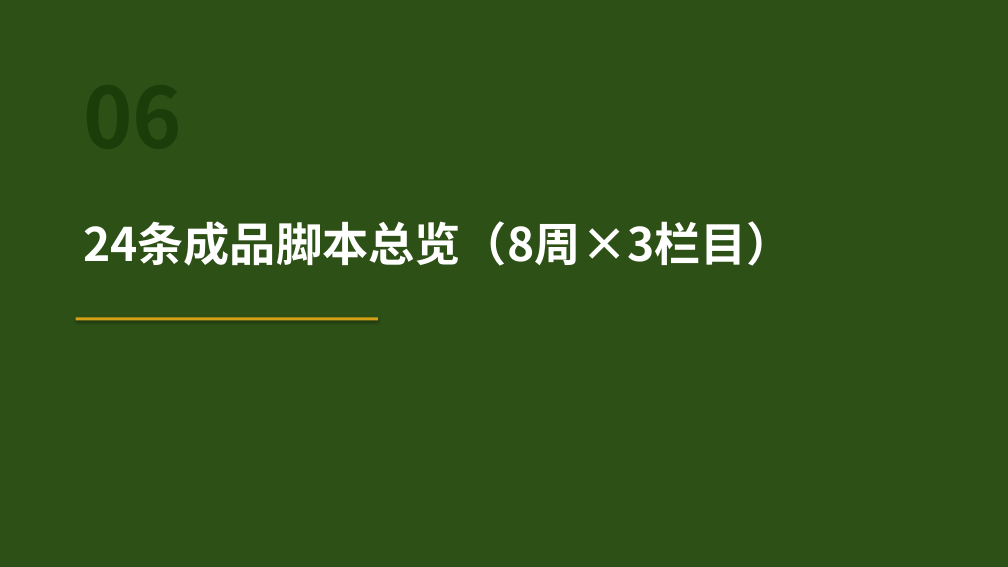
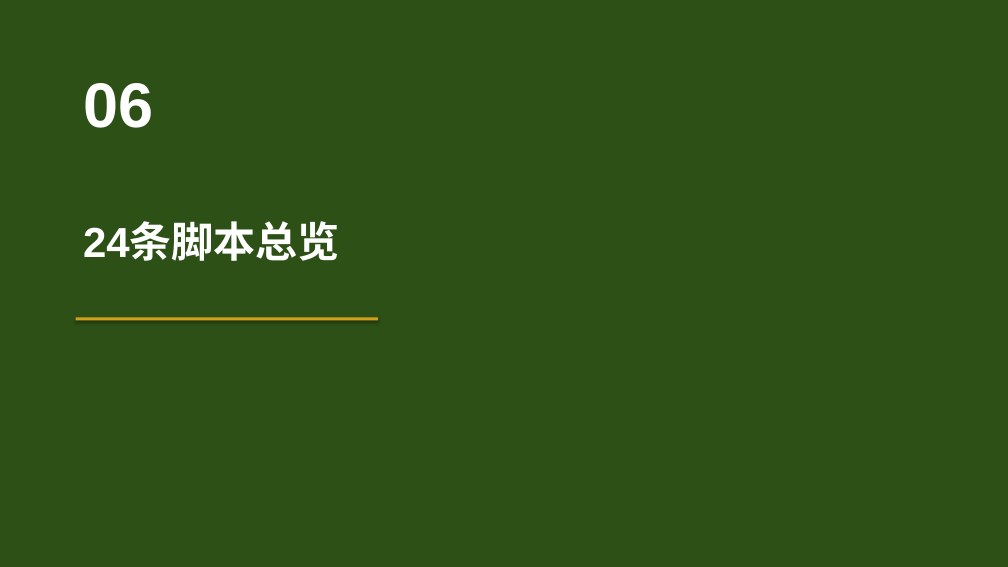
Before and after one commit to 975801846-star/workspace-outputs, a slide deck: slide 20 of tunjunying/plan_v2.pptx. Drawn at 1008x567 pixels with LibreOffice and Linux fonts; fonts in the diff are those of the drawing. Boxes give left, top, right and bottom in pixels: in the first picture for what was removed or moved away, otherwise in the second. Text is boxed around its words. In the diff, an @@ line names an element or a change of style, - is before the commit and + after.

```diff
--- a/tunjunying/plan_v2.pptx
+++ b/tunjunying/plan_v2.pptx
@@ text added at bbox=[83, 83, 153, 128], 60 pt, text #FFFFFF, bold @@
+06
@@ text at bbox=[83, 223, 339, 261]: text changed; size 44 to 40 pt; font Noto Sans CJK SC to Arial @@
-24条成品脚本总览（8周×3栏目）
+24条脚本总览
```
Also in this commit, not shown: 26 other slides changed, 1 slide added, 1 slide removed, 1 other file.
